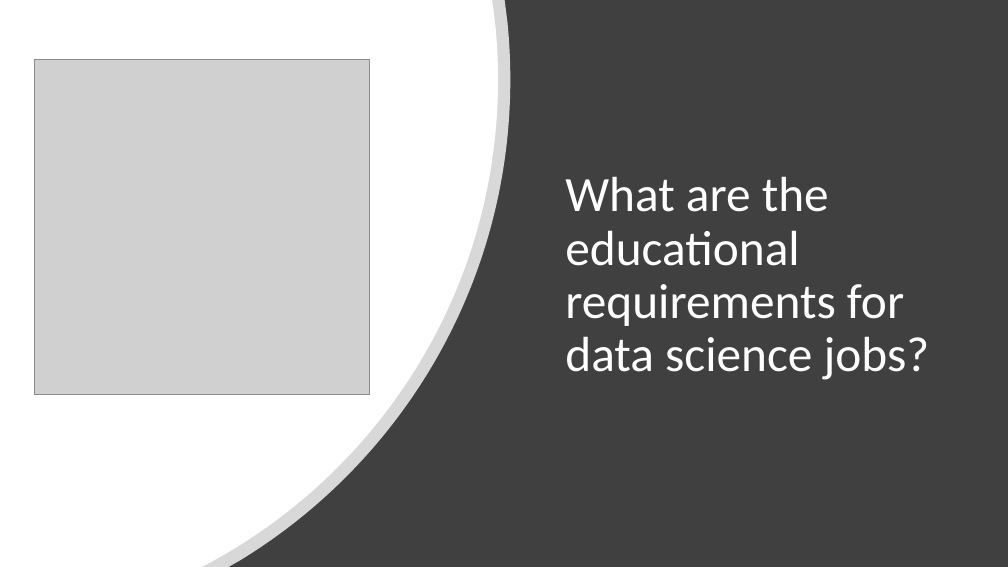
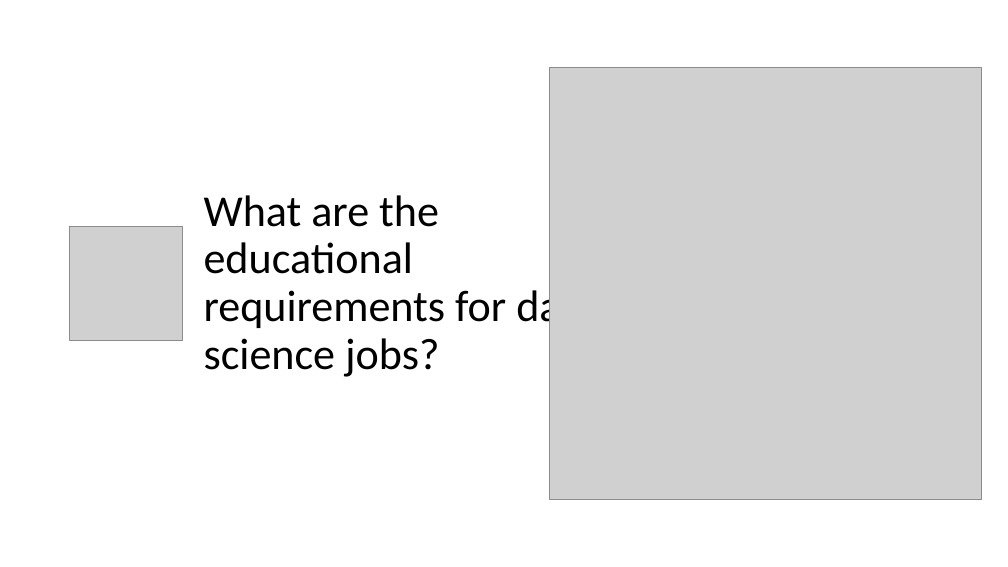
Before and after one commit to hopandskip/Data_Science_Job_Market, a slide deck: slide 7 of PresentationDS_Final.pptx. Drawn at 1008x567 pixels with LibreOffice and Linux fonts; fonts in the diff are those of the drawing; grey boxes stand for pictures. Boxes give left, top, right and bottom in pixels: in the first picture for what was removed or moved away, otherwise in the second. Text is boxed around its words. In the diff, an @@ line names an element or a change of style, - is before the commit and + after.

```diff
--- a/PresentationDS_Final.pptx
+++ b/PresentationDS_Final.pptx
@@ rectangle removed at box(0, 0, 1008, 567) @@
@@ freeform shape removed at box(0, 0, 510, 567) @@
@@ freeform shape removed at box(0, 0, 498, 567) @@
@@ picture removed at box(35, 60, 370, 395) @@
@@ picture added at box(549, 67, 981, 499) @@
@@ title "What are the educational requirements ...": place and size @@
-title "What are the educational requirements ..." at box(565, 176, 930, 380)
+title "What are the educational requirements ..." at box(204, 195, 595, 377)
@@ title "What are the educational requirements ..." at box(204, 195, 595, 377): size 47 to 42 pt, text colour #FFFFFF to #000000; vertical alignment bottom to middle @@
@@ picture added at box(70, 227, 183, 340) @@
```
Also in this commit, not shown: 1 other slide changed.
